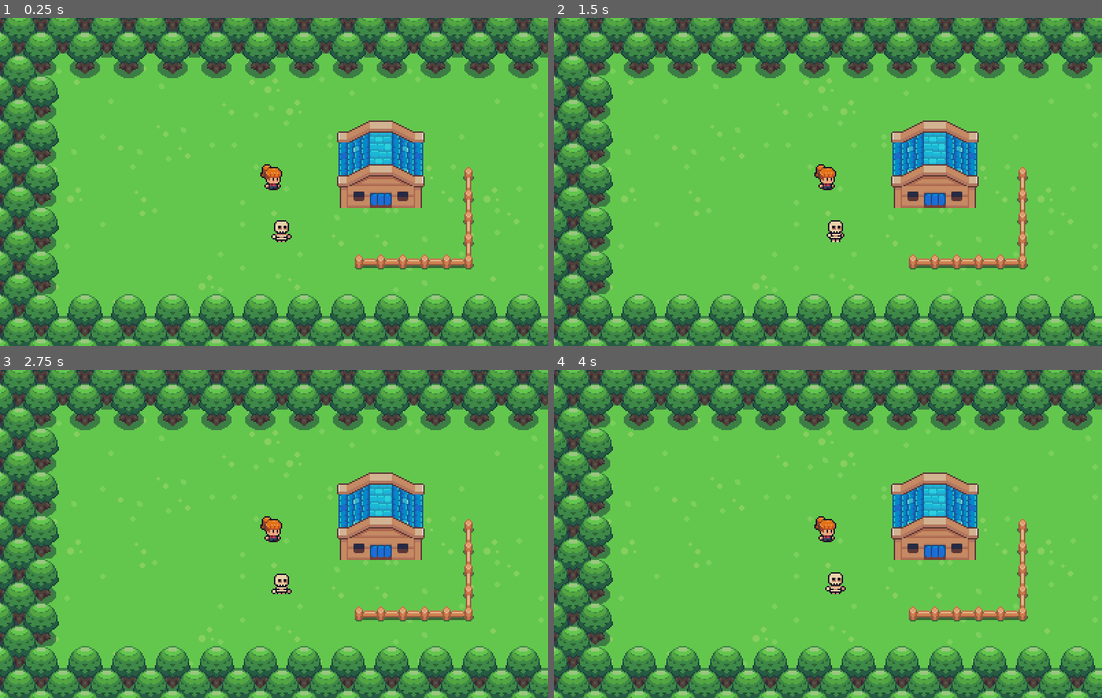
Above: before the commit, frames 1-4 (two rows, left to right).
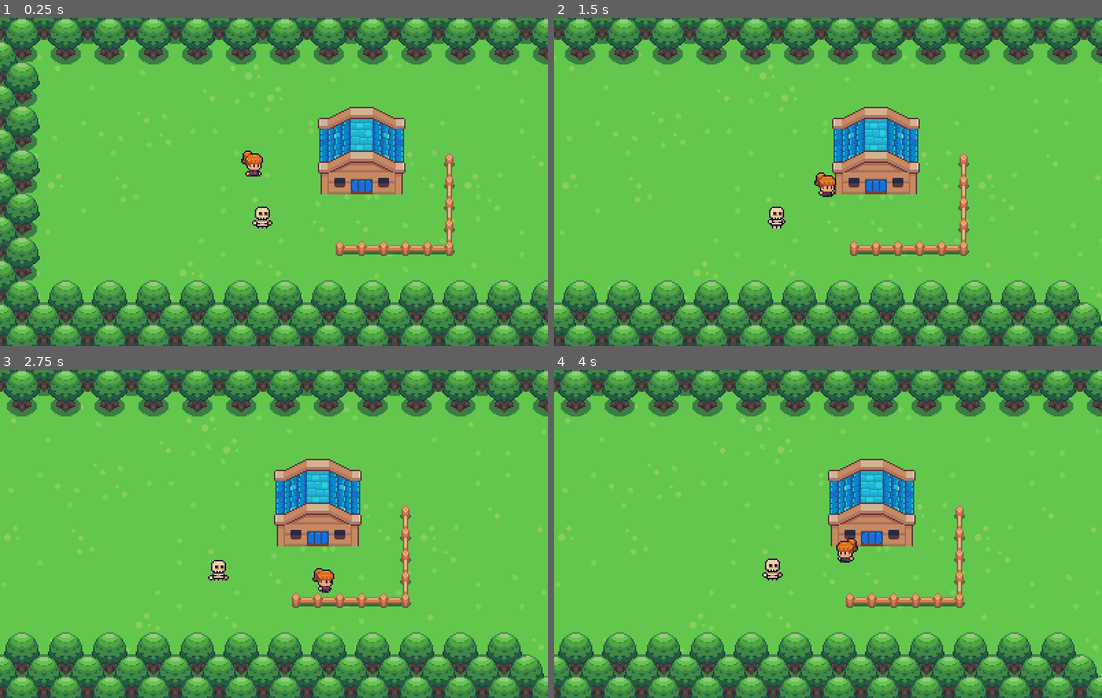
Above: after the commit, the same moments.

Repository: alessioCS/godot-topdown-experiments
Game: Godot game, scene res://Project 1/map.tscn
Two runs of this game, one before a commit and one after it. Both use one fixed random seed, a clock stepped at 60 frames per second and the inputs below.
Inputs:
- Up to frame 1 (0.25 s): no input
- Up to frame 2 (1.5 s): hold D (right) 0.53-1.28 s; tap E (interact) at 0.6 s; hold S (down) from 1.28 s (still down); tap Shift (run) at 1.35 s
- Up to frame 3 (2.75 s): release S (down) at 2.03 s; hold D (right) from 2.03 s (still down); tap E (interact) at 2.1 s
- Up to frame 4 (4 s): release D (right) at 2.78 s; hold W (up) 2.78-3.53 s; tap Shift (run) at 2.85 s; hold A (left) from 3.53 s (still down); tap E (interact) at 3.6 s

The runs differ from the first frame. In frame 1, 43% of the frame differs, in the area x 0-100%, y 0-100%; in frame 2, 45%; in frame 3, 45%; in frame 4, 45%.
Error before the commit: Parse Error: Preload file "res://dialog_box.tscn" does not exist. (res://Project)

Commit message:
Fixed reference to other object

Diff:
--- a/Project 1/player/player.gd
+++ b/Project 1/player/player.gd
@@ -12,7 +12,7 @@
 var ignore_release = false
 
 ## Scene & Node Instancing/Loading
-var dialog_box = preload("res://dialog_box.tscn")
+var dialog_box = preload("res://Project 1/dialog_box.tscn")
 var active_dialog = null
 
 ## State Machine
